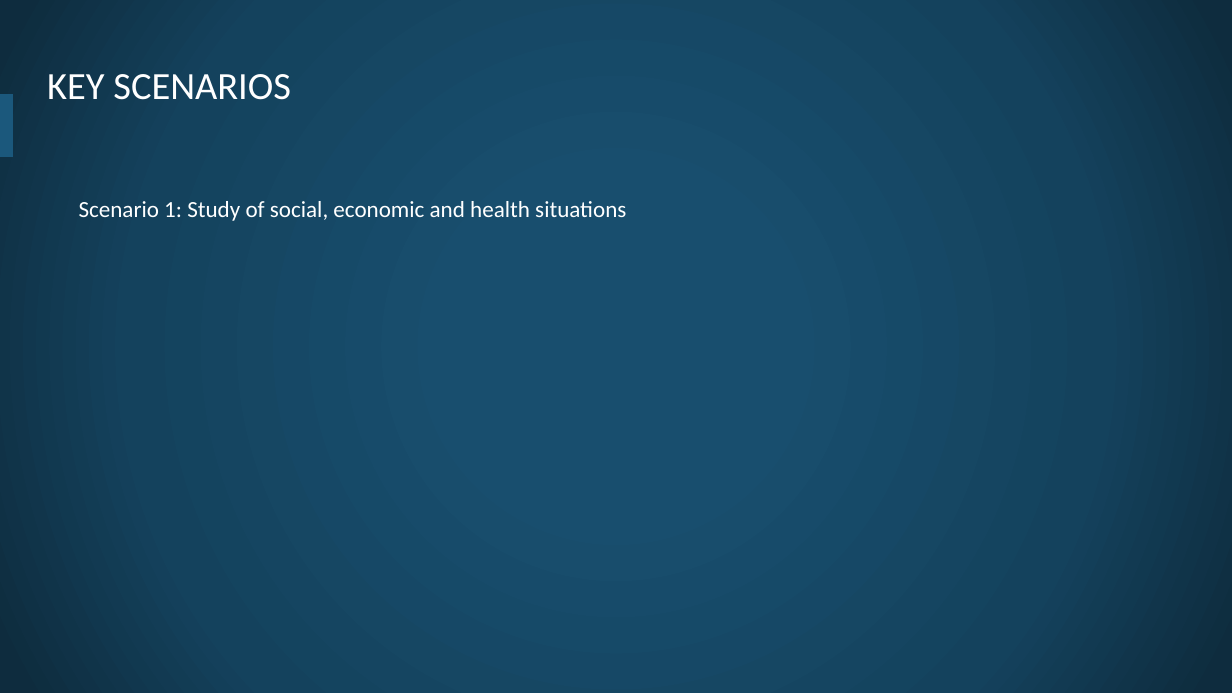
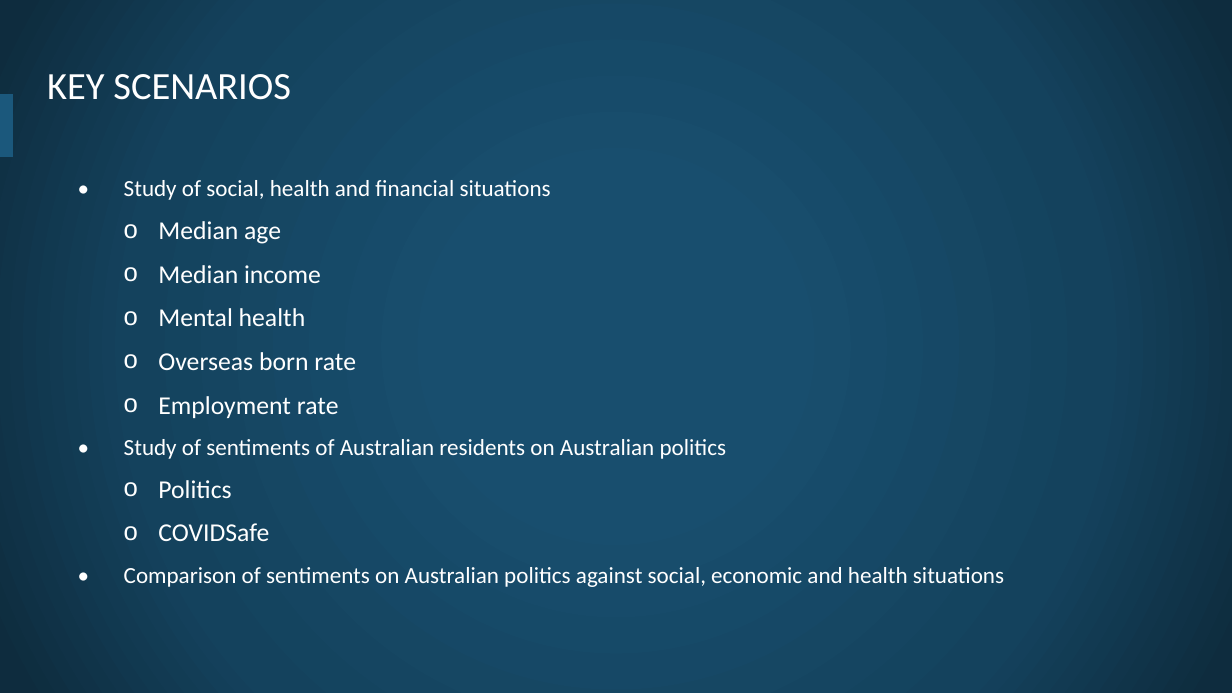
Before and after one commit to COMP90024-students/report, a slide deck: slide 4 of Team19_Presentation.pptx. Drawn at 1232x693 pixels with LibreOffice and Linux fonts; fonts in the diff are those of the drawing; background and template pictures are left out. Boxes give left, top, right and bottom in pixels: in the first picture for what was removed or moved away, otherwise in the second. Text is boxed around its words. In the diff, an @@ line names an element or a change of style, - is before the commit and + after.

```diff
--- a/Team19_Presentation.pptx
+++ b/Team19_Presentation.pptx
@@ text at (124,180,1004,587): text changed @@
-Scenario 1: Study of social, economic and health situations
+• Study of social, health and financial situations
+  o Median age
+  o Median income
+  o Mental health
+  o Overseas born rate
+  o Employment rate
+• Study of sentiments of Australian residents on Australian politics
+  o Politics
+  o COVIDSafe
+• Comparison of sentiments on Australian politics against social, economic and health situations
```
Also in this commit, not shown: 1 other slide changed, 1 other file.
